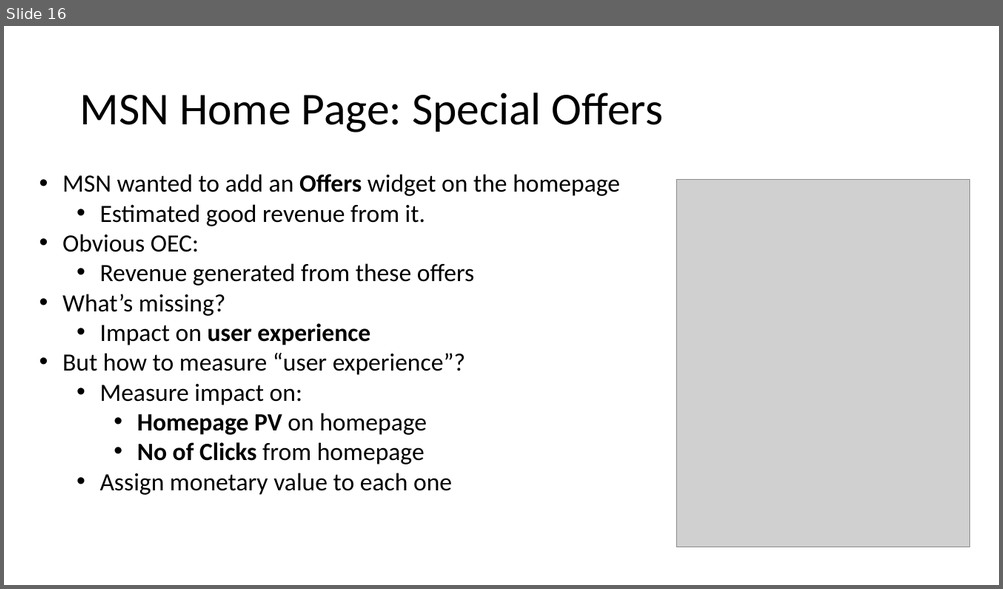
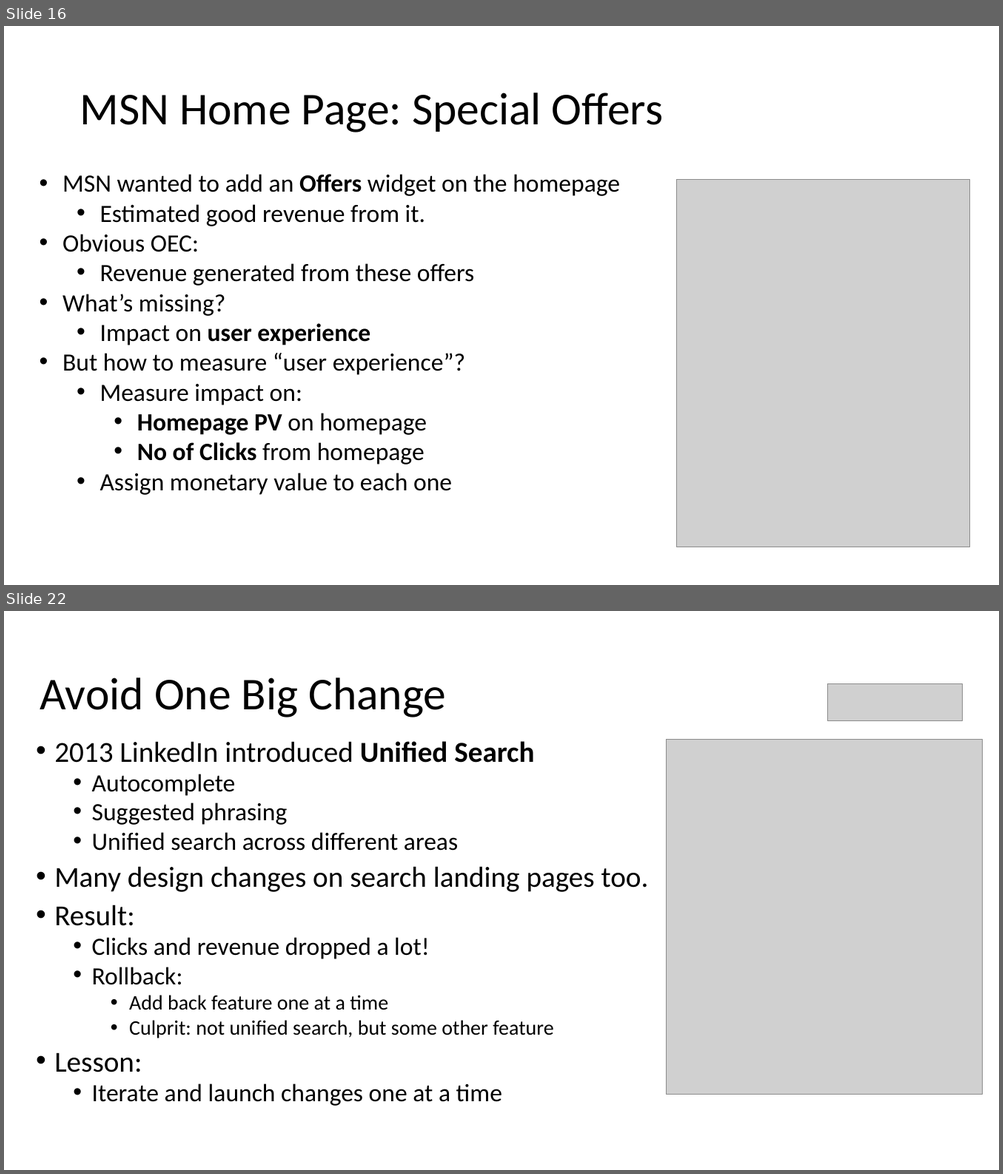
Before and after one commit to patng323/learn, a slide deck: FieldExperiments/AB Testing.pptx. Shown one above the other, each under a label of ours: slide 16 before the commit, slides 16 and 22 after it; the slides between them are not shown. The pictures are 1003x589 and 1003x1174 pixels, drawn with LibreOffice and Linux fonts; fonts in the diff are those of the drawing; grey boxes stand for pictures. Boxes give left, top, right and bottom in pixels: in the first picture for what was removed or moved away, otherwise in the second. Text is boxed around its words. In the diff, an @@ line names an element or a change of style, - is before the commit and + after.

```diff
--- a/FieldExperiments/AB Testing.pptx
+++ b/FieldExperiments/AB Testing.pptx
@@ slide 22 added at (x1=4, y1=611, x2=999, y2=1170), background #FFFFFF @@
@@ title added at (x1=40, y1=678, x2=446, y2=718), 44 pt, text #000000 @@
+Avoid One Big Change
@@ picture added at (x1=828, y1=684, x2=963, y2=721) @@
@@ text added at (x1=54, y1=741, x2=649, y2=1106), 24 pt, text #000000 @@
+• 2013 LinkedIn introduced Unified Search
+  • Autocomplete
+  • Suggested phrasing
+  • Unified search across different areas
+• Many design changes on search landing pages too.
+• Result:
+  • Clicks and revenue dropped a lot!
+  • Rollback:
+    • Add back feature one at a time
+    • Culprit: not unified search, but some other feature
+• Lesson:
+  • Iterate and launch changes one at a time
@@ picture added at (x1=666, y1=739, x2=983, y2=1094) @@
```
Also in this commit, not shown: 11 slides changed, 11 other slides added, 4 slides removed.
